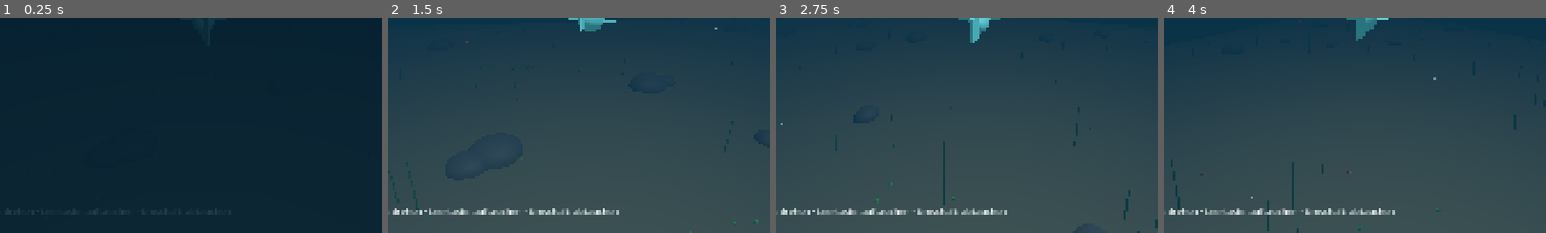
Above: before the commit, frames 1-4 (left to right).
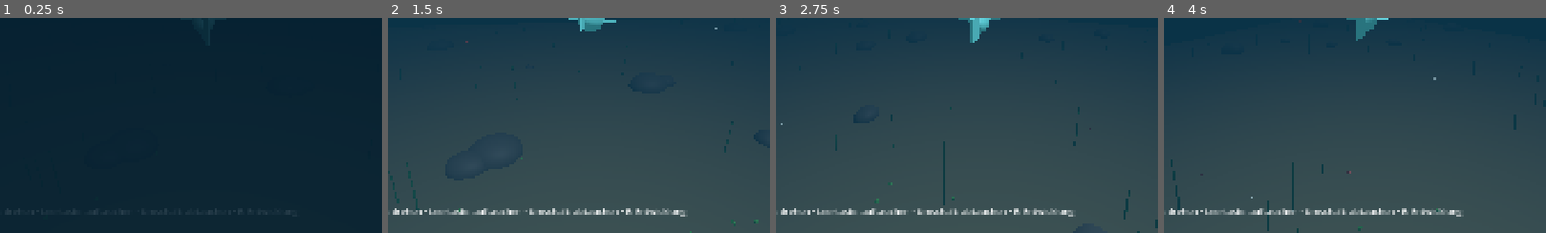
Above: after the commit, the same moments.

Repository: Mayo73/agenthub-backup
Game: Godot game, scene res://scenes/fish.tscn
Same seed, same stepped clock (60 frames per second), same inputs: the game is played once before the commit and once after it. This scene is started directly instead of the project's main scene.
Inputs (mouse positions are % of the whole screen's width and height, from its top left):
- Up to frame 1 (0.25 s): no input
- Up to frame 2 (1.5 s): click "Losschwimmen" at 0.5 s; tap Enter at 1.25 s; move the mouse to (72, 45) at 1.27 s; hold D (rechts) from 1.28 s (still down); hold Shift (abtauchen) from 1.28 s (still down); click (72, 45) at 1.42 s
- Up to frame 3 (2.75 s): tap Space (auftauchen) at 1.55 s; release D (rechts) at 2 s; release Shift (abtauchen) at 2 s; drag from (30, 55) to (45, 70) at 2.02 s
- Up to frame 4 (4 s): move the mouse to (60, 28) at 2.77 s; hold D (rechts) 2.78-3.5 s; hold W (hoch) 2.78-3.5 s; tap C (rufen) at 3.05 s; drag from (45, 70) to (20, 35) at 3.52 s
The pictures show only the part of the screen within x 23-73%, y 50-100%; the shares and areas given below are measured in that part.

The runs differ from the first frame. In frame 1, less than 0.1% of the frame differs, in the area x 65-76%, y 89-91%; in frame 2, 0.3%, in the area x 61-79%, y 88-93%; in frame 3, 0.3%; in frame 4, 0.3%.

Commit message:
T-0266: Entwicklungsmenü in der Fischszene (Taste E)
Erstellt vom lokalen Agent (Modell qwen3.5:35b-a3b, Versuch 2 von 5).

Diff:
--- a/scripts/controls.gd
+++ b/scripts/controls.gd
@@ -3,7 +3,7 @@
 ## Tastatur- und Mausbelegung. Wird beim Start einmal angelegt (statt in project.godot),
 ## damit sie im Code lesbar bleibt. Tasten zählen nach ihrer Lage, passen also auch auf QWERTZ.
 
-const ACTIONS := ["hoch", "runter", "links", "rechts", "schwimmen", "pause", "rufen", "auftauchen", "abtauchen"]
+const ACTIONS := ["hoch", "runter", "links", "rechts", "schwimmen", "pause", "rufen", "auftauchen", "abtauchen", "entwickeln"]
 
 
 static func setup() -> void:
@@ -16,6 +16,7 @@
 	_add("rufen", [KEY_C], [MOUSE_BUTTON_RIGHT])
 	_add("auftauchen", [KEY_SPACE], [])
 	_add("abtauchen", [KEY_SHIFT, KEY_CTRL], [])
+	_add("entwickeln", [KEY_E], [])
 
 
 ## Hängt für eine Taste zwei Ereignisse an: nach Lage (physical_keycode, passt auf QWERTZ)
--- a/scripts/fish_hud.gd
+++ b/scripts/fish_hud.gd
@@ -2,7 +2,7 @@
 extends CanvasLayer
 ## Anzeige der Fischphase: Tiefe, DNA, Wachstum, Steuerungshilfe und kurze Meldungen.
 
-const HELP := "W / linke Maustaste: schwimmen · A/D: drehen · Leertaste: auftauchen · Umschalt: abtauchen"
+const HELP := "W / linke Maustaste: schwimmen · A/D: drehen · Leertaste: auftauchen · Umschalt: abtauchen · E: Entwicklung"
 
 var depth_label: Label
 var dna_label: Label
--- a/scripts/fish_main.gd
+++ b/scripts/fish_main.gd
@@ -18,6 +18,7 @@
 var snow: MarineSnow
 var hud: FishHud
 var intro: FishIntro
+var evolve: EvolveMenu
 var progress := FishProgress.new()
 var food := FishFood.new()
 var food_view: FishFoodView
@@ -72,6 +73,10 @@
 	hud.name = "Hud"
 	add_child(hud)
 	hud.show_progress(progress)
+	evolve = EvolveMenu.new()
+	evolve.name = "Evolve"
+	add_child(evolve)
+	evolve.upgraded.connect(_on_upgraded)
 	intro = FishIntro.new()
 	intro.name = "Intro"
 	add_child(intro)
@@ -114,6 +119,10 @@
 
 
 func _physics_process(delta: float) -> void:
+	if Input.is_action_just_pressed("entwickeln"):
+		toggle_evolve()
+	if evolve.visible:
+		return
 	player.drive(FishInput.read(), delta)
 	hud.show_depth(player.motion.depth())
 	feed_player()
@@ -142,3 +151,18 @@
 	food.remove_far(player.motion.position, 90.0)
 	if food.items.size() < 40:
 		food.spawn_around(player.motion.position, 20, 15.0, 70.0, 0.3)
+
+
+## Öffnet oder schließt das Entwicklungsmenü.
+func toggle_evolve() -> void:
+	if evolve.visible:
+		evolve.close()
+	else:
+		evolve.open(player.build, progress)
+
+
+## Nach einer Verbesserung: Aussehen und Fähigkeiten neu, Anzeige aktualisieren.
+func _on_upgraded(slot: String) -> void:
+	player.set_build(player.build)
+	hud.show_progress(progress)
+	hud.show_message("%s verbessert!" % FishBuild.NAMES[slot])
--- a/tests/test_fish_main.gd
+++ b/tests/test_fish_main.gd
@@ -107,3 +107,34 @@
 	fish.food.items.clear()
 	fish.refill_food()
 	check_eq(fish.food.items.size(), 20, "fish.food.items.size() ist 20")
+
+
+func test_entwicklung_knoten() -> void:
+	check(fish.get_node("Evolve") is EvolveMenu, "fish.get_node('Evolve') is EvolveMenu")
+	check(not fish.evolve.visible, "fish.evolve.visible ist falsch")
+	check(InputMap.has_action("entwickeln"), "InputMap hat Aktion 'entwickeln'")
+
+
+func test_umschalten() -> void:
+	fish.toggle_evolve()
+	check(fish.evolve.visible, "fish.evolve.visible ist wahr nach erstem Aufruf")
+	fish.toggle_evolve()
+	check(not fish.evolve.visible, "fish.evolve.visible ist falsch nach zweitem Aufruf")
+
+
+func test_verbessern_wirkt() -> void:
+	fish.progress.dna = 20
+	fish.toggle_evolve()
+	fish.evolve.try_upgrade("schwanz")
+	check_eq(fish.player.build.level("schwanz"), 1, "build level('schwanz') ist 1")
+	check_eq(fish.player.motion.max_speed, 10.0, "player.motion.max_speed ist 10.0")
+	check_eq(fish.progress.dna, 10, "progress.dna ist 10 nach Upgrade")
+	check_eq(fish.hud.dna_label.text, "DNA: 10", "hud.dna_label.text ist 'DNA: 10'")
+
+
+func test_kein_schwimmen_im_menue() -> void:
+	fish.toggle_evolve()
+	var vorher: Vector3 = fish.player.motion.position
+	fish.player.motion.velocity = Vector3(0, 0, -5)
+	fish._physics_process(0.5)
+	check_eq(fish.player.motion.position, vorher, "position bleibt unverändert während Menü offen")
